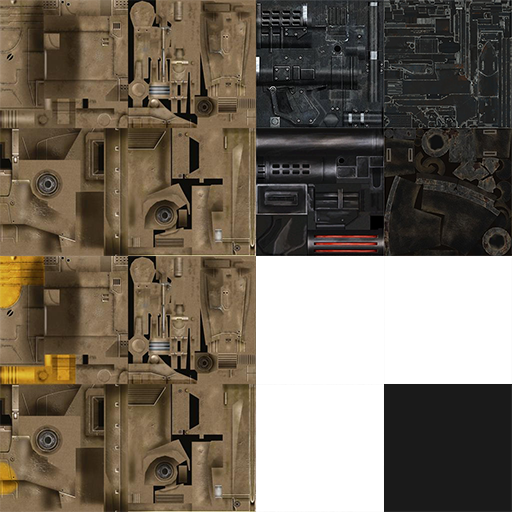
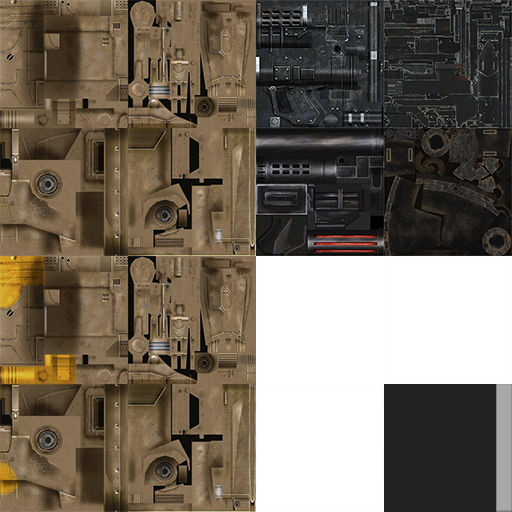
Before/after of a 512×512 layered artwork. What changed in the layer stack:
added layer "base" (1st of 2) above "base blank" over [384, 384, 512, 512]
hid "base blank" over [384, 384, 512, 512]